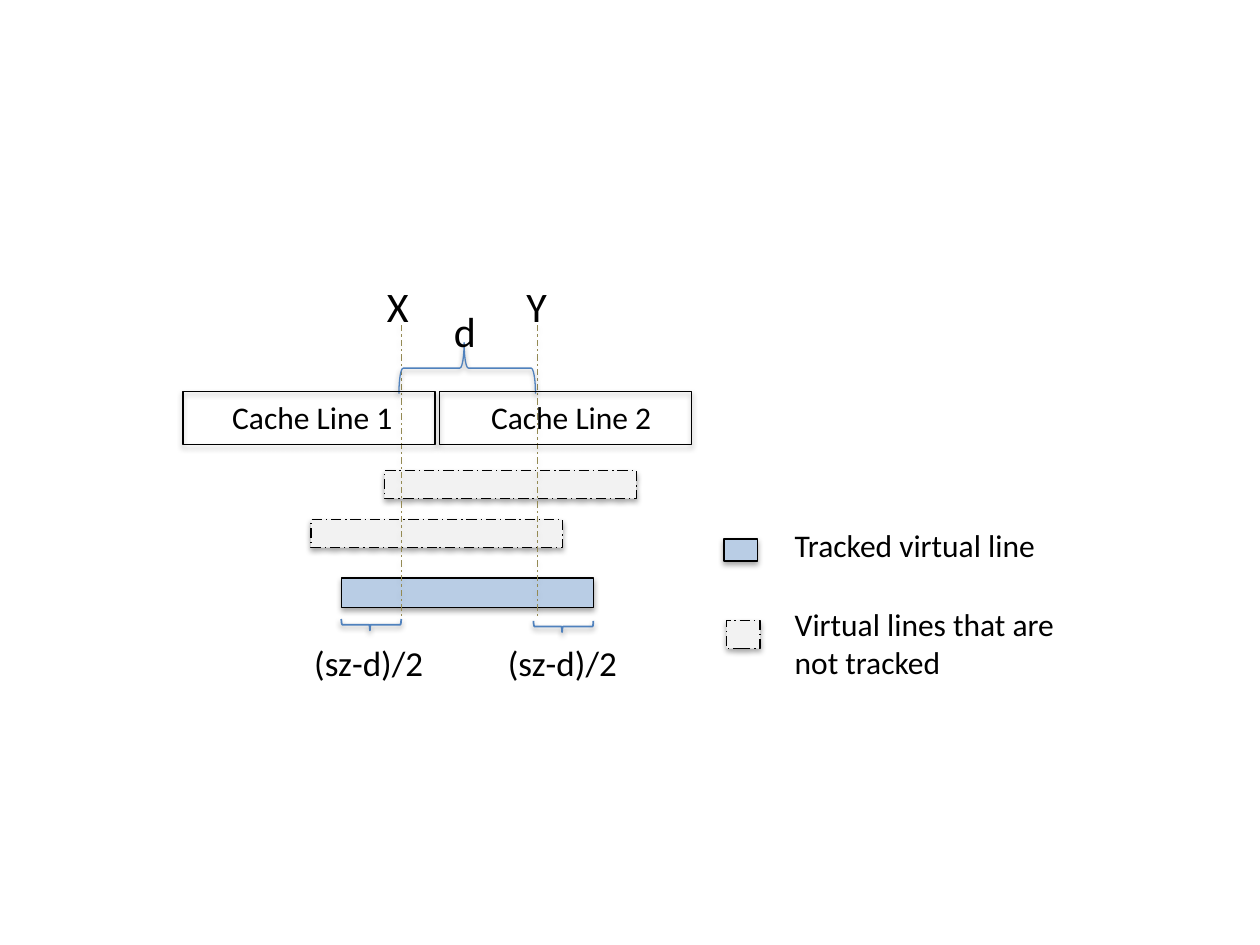
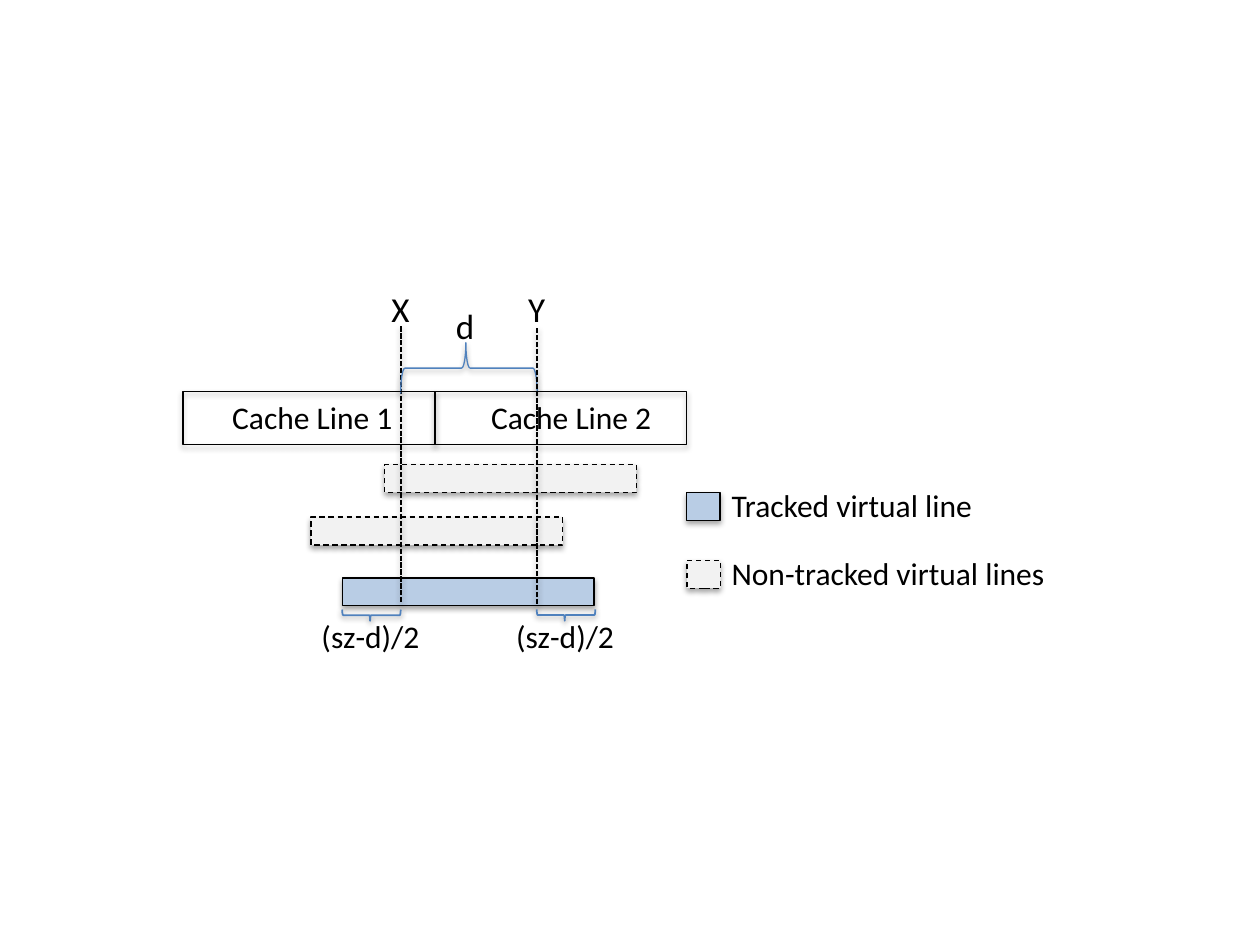
Before and after one commit to plasma-umass/Predator, a slide deck: slide 3 of fig/DefaultsPaper.pptx. Drawn at 1260x945 pixels with LibreOffice and Linux fonts; fonts in the diff are those of the drawing. Boxes give left, top, right and bottom in pixels: in the first picture for what was removed or moved away, otherwise in the second. Text is boxed around its words. In the diff, an @@ line names an element or a change of style, - is before the commit and + after.

```diff
--- a/fig/DefaultsPaper.pptx
+++ b/fig/DefaultsPaper.pptx
@@ size 24 to 20 pt in 3 elements at [528, 299, 545, 331], [391, 299, 409, 331], [456, 314, 474, 348] @@
@@ line moved from (401, 325) - (401, 615) to (401, 326) - (401, 604) @@
@@ line (401, 326) - (401, 604): stroke #948A54 0 pt dashed to #000000 1 pt dashed @@
@@ line moved from (537, 325) - (537, 619) to (537, 328) - (537, 605) @@
@@ line (537, 328) - (537, 605): stroke #948A54 0 pt dashed to #000000 1 pt dashed @@
@@ rectangle: place and size @@
-rectangle at [440, 392, 692, 445]
+rectangle at [435, 392, 687, 445]
@@ rectangle: place and size @@
-rectangle at [384, 471, 636, 499]
+rectangle at [384, 465, 636, 493]
@@ rectangle: place and size @@
-rectangle at [724, 539, 759, 562]
+rectangle at [687, 493, 721, 520]
@@ text "Tracked virtual line": place and size @@
-text "Tracked virtual line" at [795, 535, 1035, 558]
+text "Tracked virtual line" at [732, 495, 972, 518]
@@ rectangle: place and size @@
-rectangle at [727, 621, 761, 649]
+rectangle at [687, 561, 721, 588]
@@ text added at [732, 563, 1044, 586], 18 pt, text #000000 @@
+Non-tracked virtual lines
@@ text "(sz-d)/2": place and size @@
-text "(sz-d)/2" at [314, 650, 423, 681]
+text "(sz-d)/2" at [321, 621, 419, 652]
@@ text "(sz-d)/2" at [321, 621, 419, 652]: size 20 to 18 pt @@
@@ left brace: place and size @@
-left brace at [341, 619, 401, 631]
+left brace at [342, 609, 400, 621]
@@ text "(sz-d)/2" at [516, 621, 614, 652]: size 20 to 18 pt @@
@@ text "(sz-d)/2": place and size @@
-text "(sz-d)/2" at [508, 650, 617, 681]
+text "(sz-d)/2" at [516, 621, 614, 652]
@@ left brace: place and size @@
-left brace at [534, 621, 594, 632]
+left brace at [537, 609, 595, 621]
@@ text removed at [795, 614, 1054, 675] @@
-Virtual lines that are not tracked
```
Also in this commit, not shown: 3 other files.
